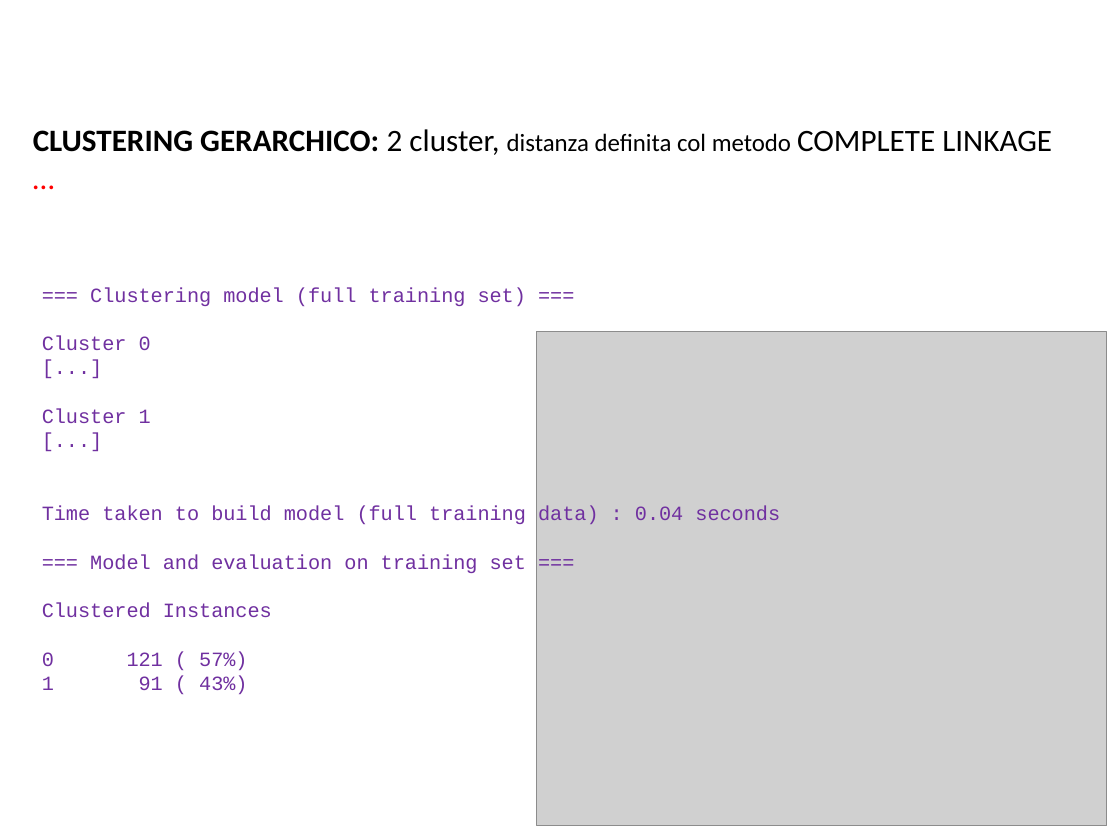
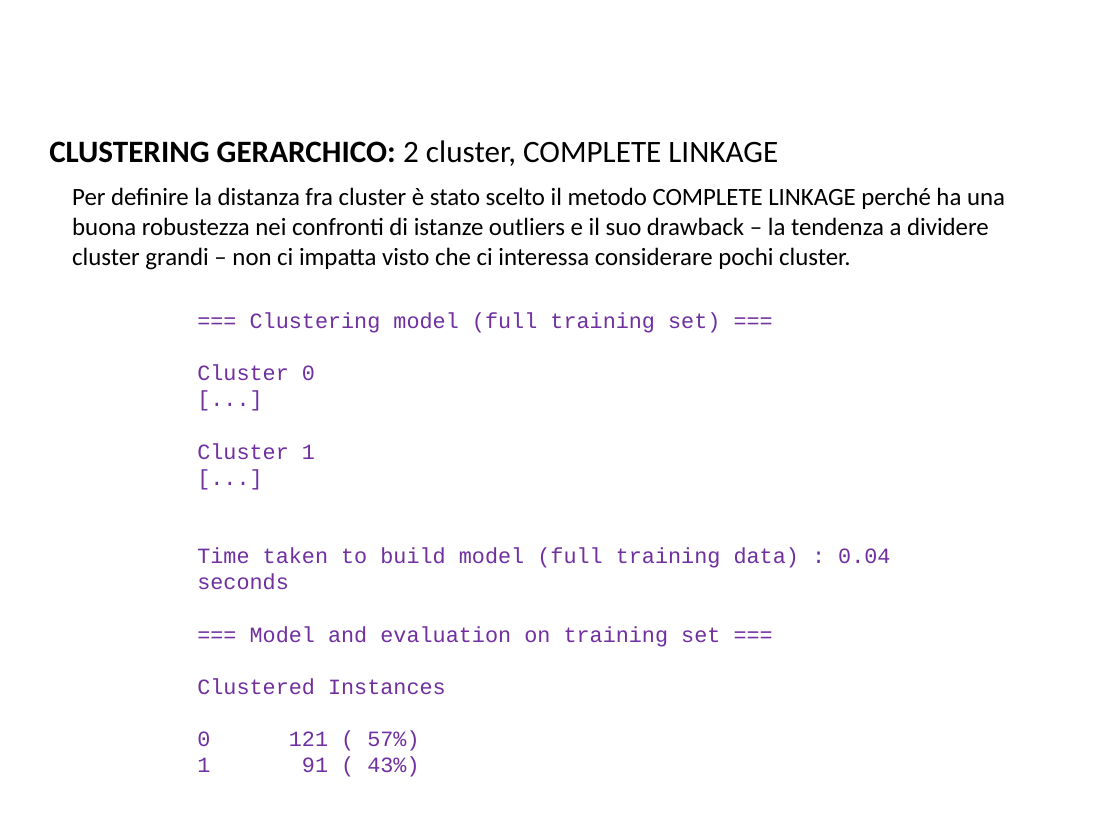
Before and after one commit to BlacknDecker/unifi, a slide deck: slide 52 of relazione.pptx. Drawn at 1120x840 pixels with LibreOffice and Linux fonts; fonts in the diff are those of the drawing; grey boxes stand for pictures; background and template pictures are left out. Boxes give left, top, right and bottom in pixels: in the first picture for what was removed or moved away, otherwise in the second. Text is boxed around its words. In the diff, an @@ line names an element or a change of style, - is before the commit and + after.

```diff
--- a/relazione.pptx
+++ b/relazione.pptx
@@ text at bbox=[49, 140, 778, 166]: text changed @@
-CLUSTERING GERARCHICO: 2 cluster, distanza definita col metodo COMPLETE LINKAGE
-…
+CLUSTERING GERARCHICO: 2 cluster, COMPLETE LINKAGE
@@ text added at bbox=[72, 187, 1005, 270], 16 pt, text #000000 @@
+Per definire la distanza fra cluster è stato scelto il metodo COMPLETE LINKAGE perché ha una buona robustezza nei confronti di istanze outliers e il suo drawback – la tendenza a dividere cluster grandi – non ci impatta visto che ci interessa considerare pochi cluster.
@@ text "=== Clustering model (full training ...": place and size @@
-text "=== Clustering model (full training ..." at bbox=[42, 287, 780, 695]
+text "=== Clustering model (full training ..." at bbox=[197, 312, 890, 777]
@@ text "=== Clustering model (full training ..." at bbox=[197, 312, 890, 777]: size 13 to 14 pt @@
@@ picture removed at bbox=[536, 332, 1107, 825] @@
```
Also in this commit, not shown: 1 slide added.
